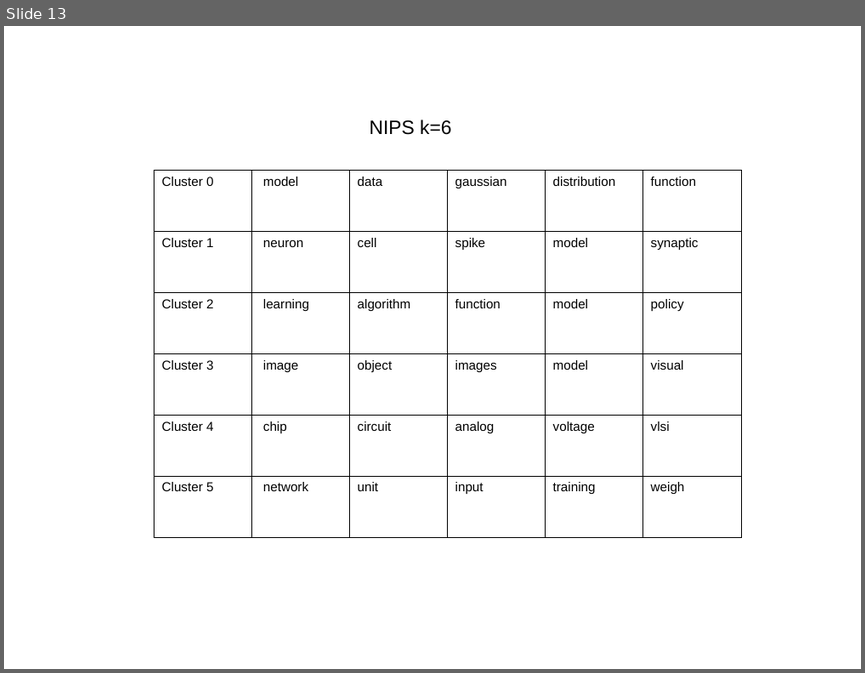
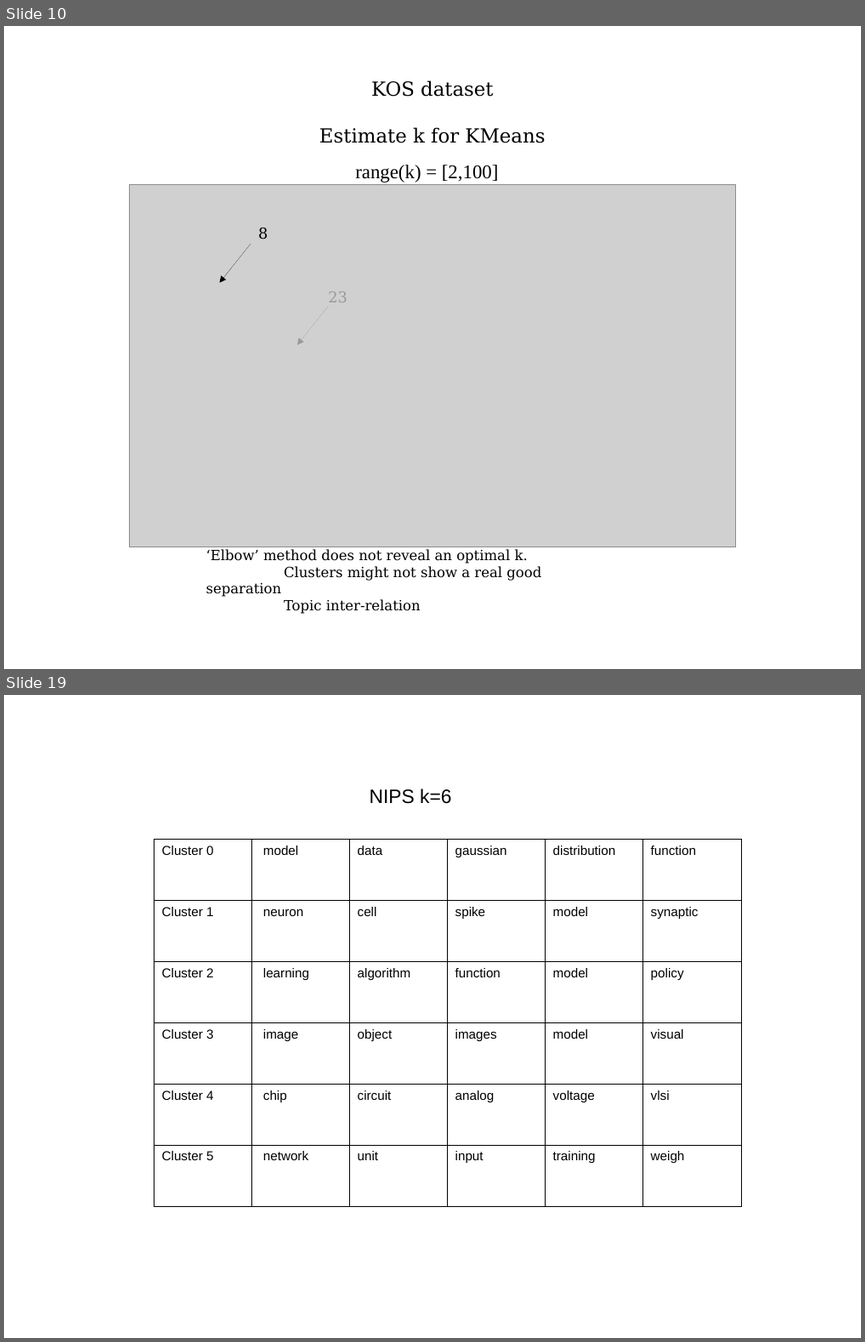
Before and after one commit to vitalv/doc-clustering-topic-modeling, a slide deck: doc-clustering-topic-modeling.odp. Shown one above the other, each under a label of ours: slide 13 before the commit, slides 10 and 19 after it; the slides between them are not shown. The pictures are 865x673 and 865x1342 pixels, drawn with LibreOffice and Linux fonts; fonts in the diff are those of the drawing; grey boxes stand for pictures. Boxes give left, top, right and bottom in pixels: in the first picture for what was removed or moved away, otherwise in the second. Text is boxed around its words. In the diff, an @@ line names an element or a change of style, - is before the commit and + after.

```diff
--- a/doc-clustering-topic-modeling.odp
+++ b/doc-clustering-topic-modeling.odp
@@ slide 10 added at (4, 26, 861, 669), background #FFFFFF @@
@@ text added at (371, 80, 493, 97), 18 pt, text #000000 @@
+KOS dataset
@@ text added at (319, 127, 545, 143), 18 pt, text #000000 @@
+Estimate k for KMeans
@@ text added at (355, 165, 499, 182), 18 pt, text #000000 @@
+range(k) = [2,100]
@@ group added at (129, 185, 736, 547): 2 arrows, 2 texts, 1 picture @@
+8
+23
@@ text added at (206, 549, 541, 613), 13 pt, text #000000 @@
+‘Elbow’ method does not reveal an optimal k.
+Clusters might not show a real good separation
+Topic inter-relation
@@ what was slide 13 is now slide 19 @@
```
Also in this commit, not shown: 2 slides changed, 9 other slides added, 4 slides removed, 5 other files.
